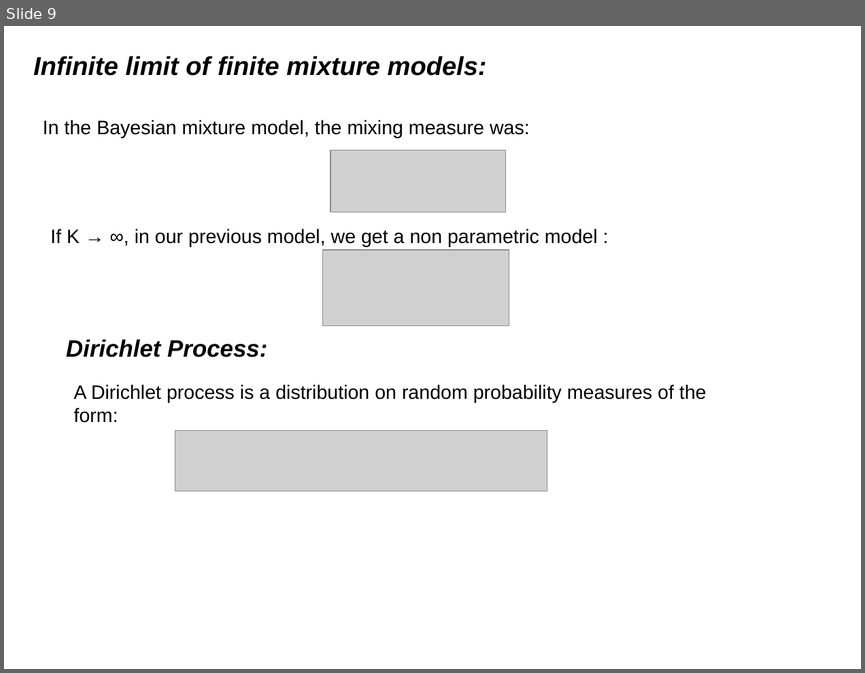
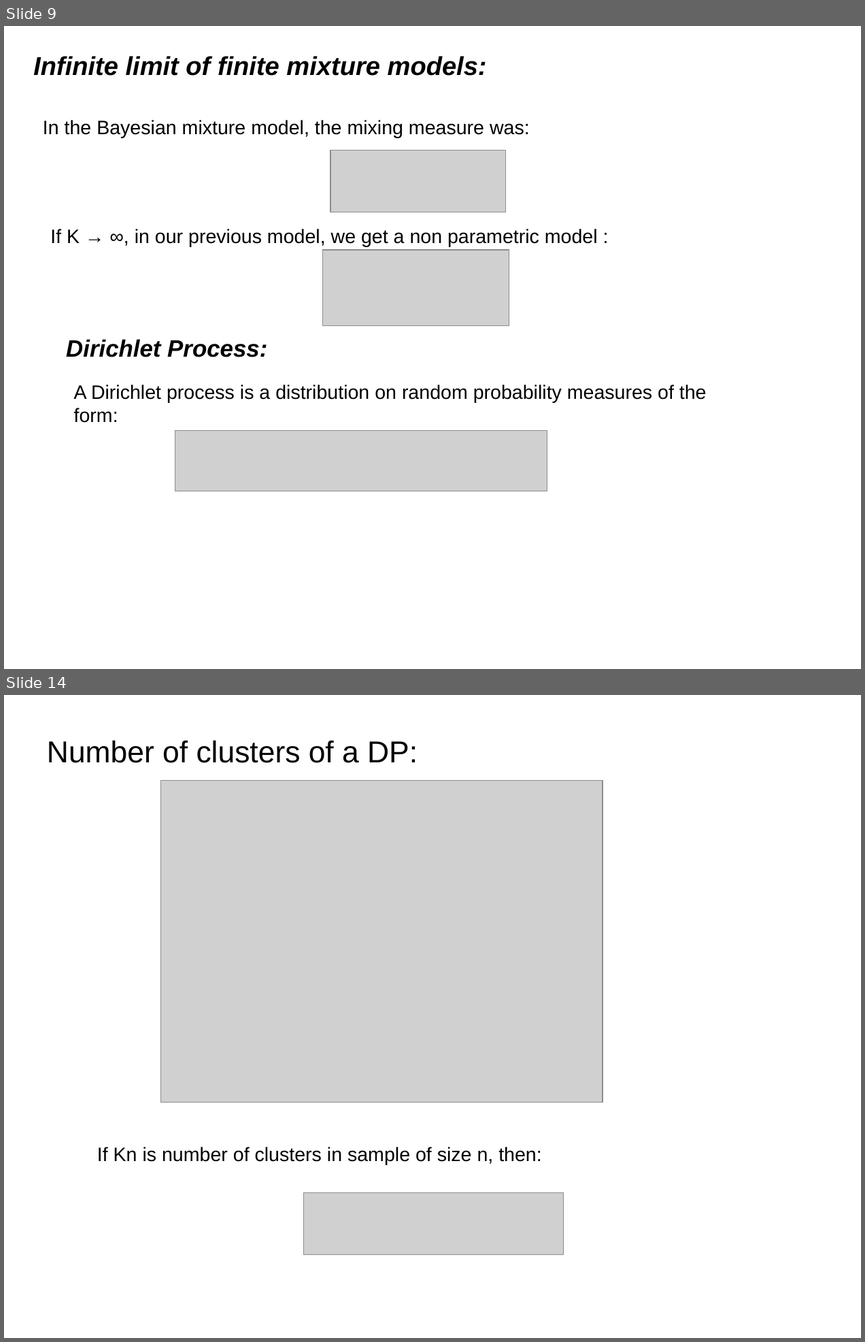
Before and after one commit to afcarl/Dirichlet_Processes, a slide deck: version_2.odp. Shown one above the other, each under a label of ours: slide 9 before the commit, slides 9 and 14 after it; the slides between them are not shown. The pictures are 865x673 and 865x1342 pixels, drawn with LibreOffice and Linux fonts; fonts in the diff are those of the drawing; grey boxes stand for pictures. Boxes give left, top, right and bottom in pixels: in the first picture for what was removed or moved away, otherwise in the second. Text is boxed around its words. In the diff, an @@ line names an element or a change of style, - is before the commit and + after.

```diff
--- a/version_2.odp
+++ b/version_2.odp
@@ slide 14 added at [4, 695, 861, 1338], background #FFFFFF @@
@@ title added at [47, 740, 417, 763], 28 pt, text #000000 @@
+Number of clusters of a DP:
@@ picture added at [161, 781, 602, 1102] @@
@@ text added at [97, 1147, 542, 1165], 18 pt, text #000000 @@
+If Kn is number of clusters in sample of size n, then:
@@ picture added at [303, 1193, 564, 1255] @@
```
Also in this commit, not shown: 1 slide changed, 6 other slides added, 2 slides removed.
